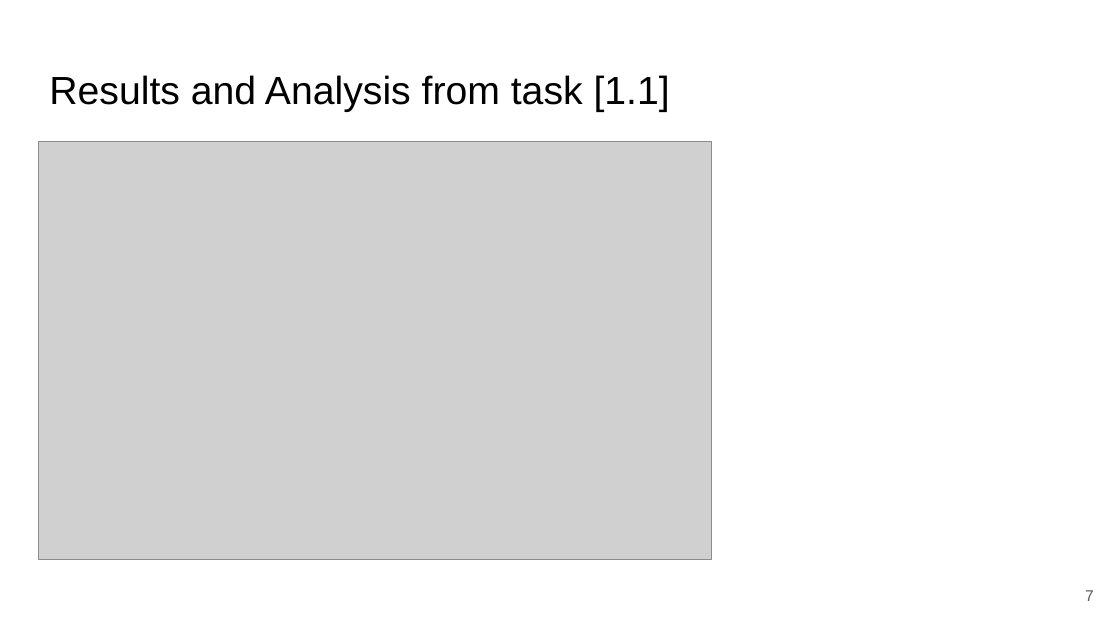
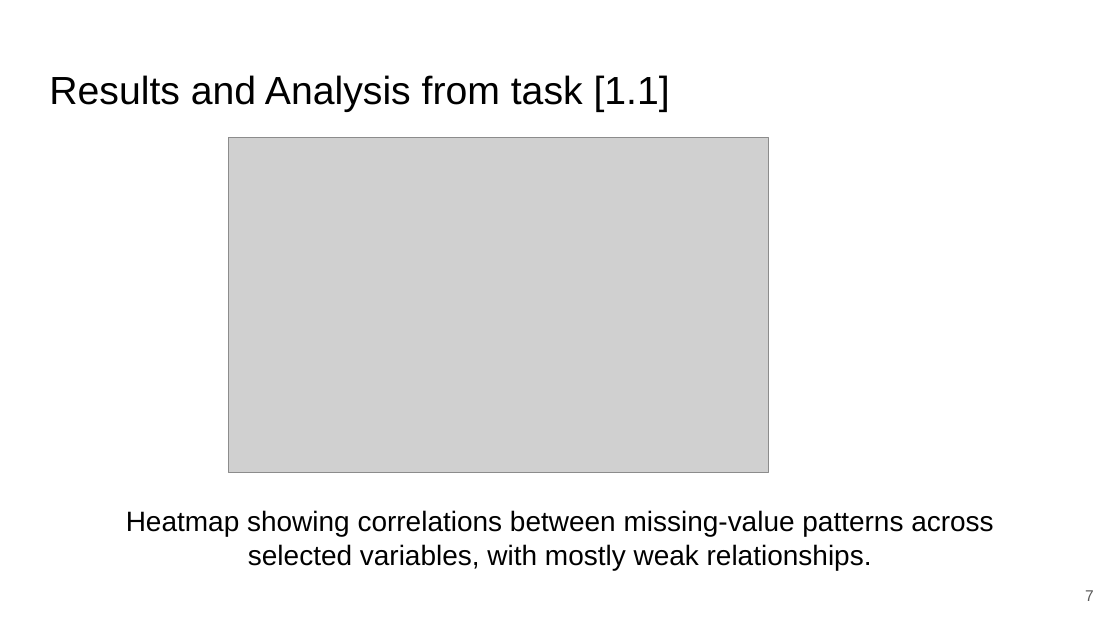
Before and after one commit to zepedrocosta/AA-Projeto2, a slide deck: slide 7 of Slides.pptx. Drawn at 1120x630 pixels with LibreOffice and Linux fonts; fonts in the diff are those of the drawing; grey boxes stand for pictures. Boxes give left, top, right and bottom in pixels: in the first picture for what was removed or moved away, otherwise in the second. Text is boxed around its words. In the diff, an @@ line names an element or a change of style, - is before the commit and + after.

Commit message:
plots and results for task 1

```diff
--- a/Slides.pptx
+++ b/Slides.pptx
@@ picture: place and size @@
-picture at [38,141,711,560]
+picture at [228,137,768,473]
@@ text added at [126,510,993,570], 18 pt, text #000000 @@
+Heatmap showing correlations between missing-value patterns across selected variables, with mostly weak relationships.
```
Also in this commit, not shown: 5 other slides changed.
